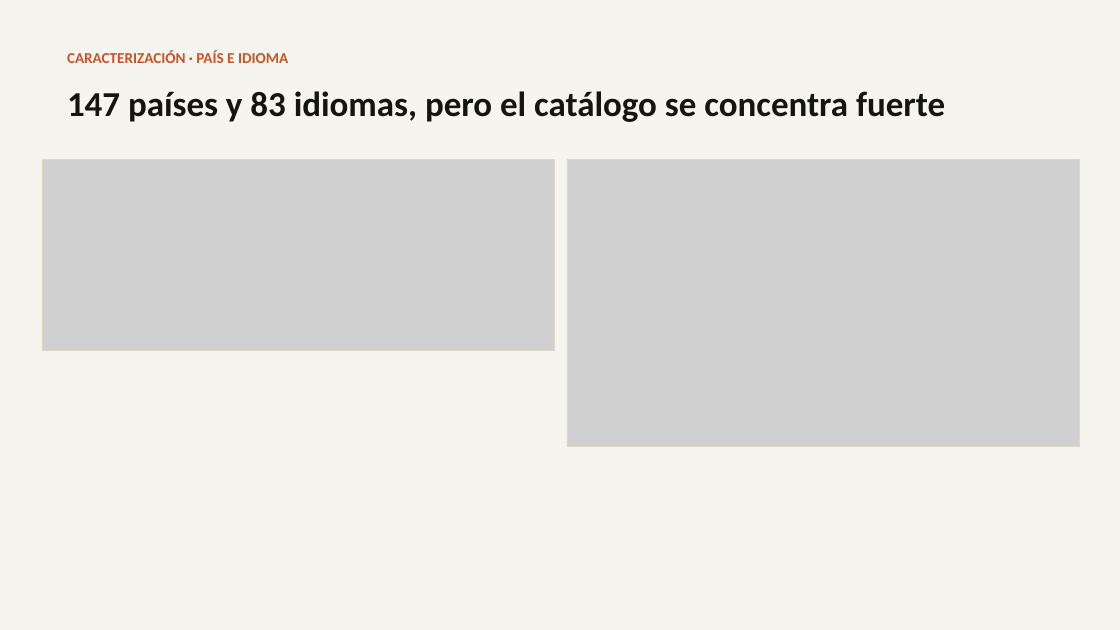
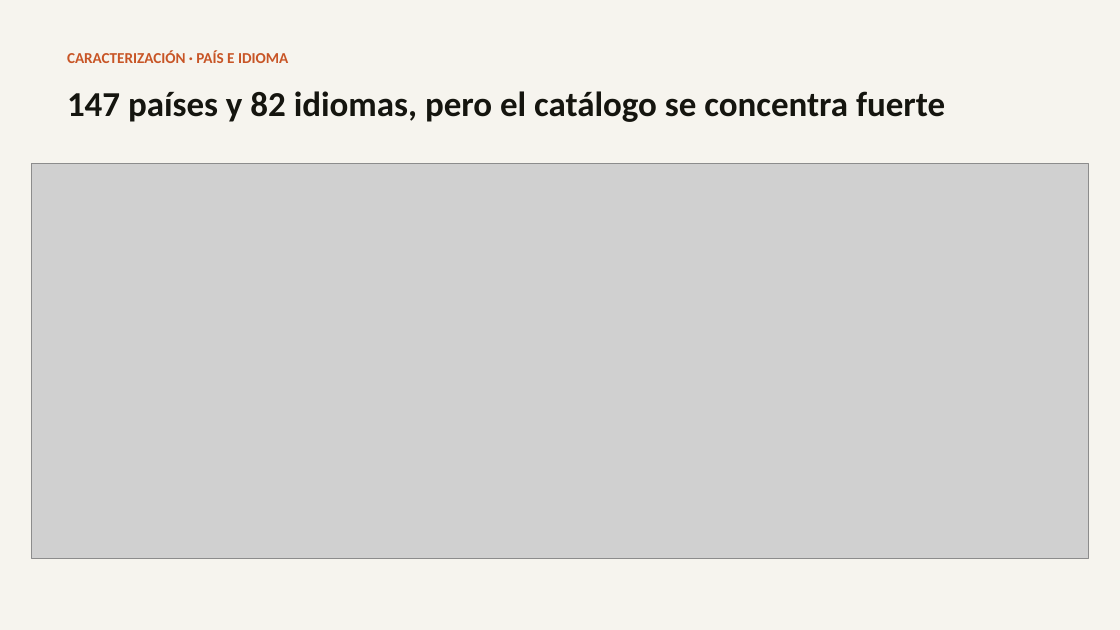
Before and after one commit to francarrascoo/StreamView_Analytics, a slide deck: slide 4 of entregables/Presentacion_EV1_StreamView_Analytics.pptx (slide 6 before the commit). Drawn at 1120x630 pixels with LibreOffice and Linux fonts; fonts in the diff are those of the drawing; grey boxes stand for pictures. Boxes give left, top, right and bottom in pixels: in the first picture for what was removed or moved away, otherwise in the second. Text is boxed around its words. In the diff, an @@ line names an element or a change of style, - is before the commit and + after.

```diff
--- a/entregables/Presentacion_EV1_StreamView_Analytics.pptx
+++ b/entregables/Presentacion_EV1_StreamView_Analytics.pptx
@@ text at [67, 91, 945, 122]: text changed @@
-147 países y 83 idiomas, pero el catálogo se concentra fuerte
+147 países y 82 idiomas, pero el catálogo se concentra fuerte
@@ picture: place and size @@
-picture at [42, 160, 555, 351]
+picture at [32, 164, 1089, 559]
@@ rectangle removed at [42, 160, 555, 351] @@
@@ picture removed at [567, 160, 1080, 447] @@
@@ rectangle removed at [567, 160, 1080, 447] @@
```
Also in this commit, not shown: 9 other slides changed, 5 slides added, 5 slides removed, 2 other files.
